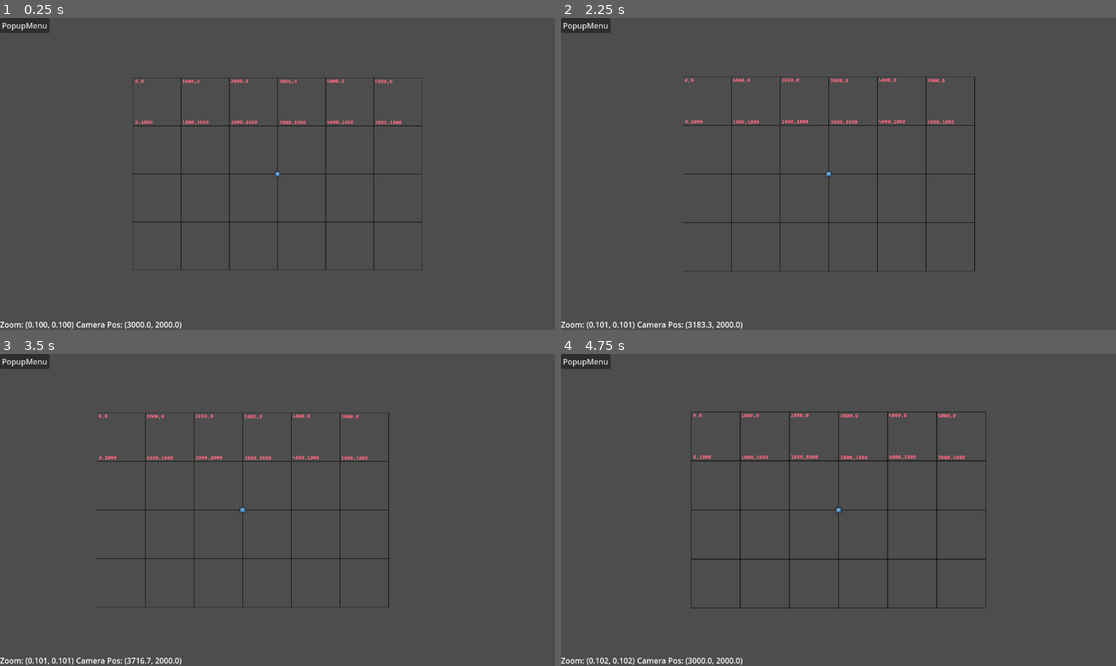
Above: before the commit, frames 1-4 (two rows, left to right).
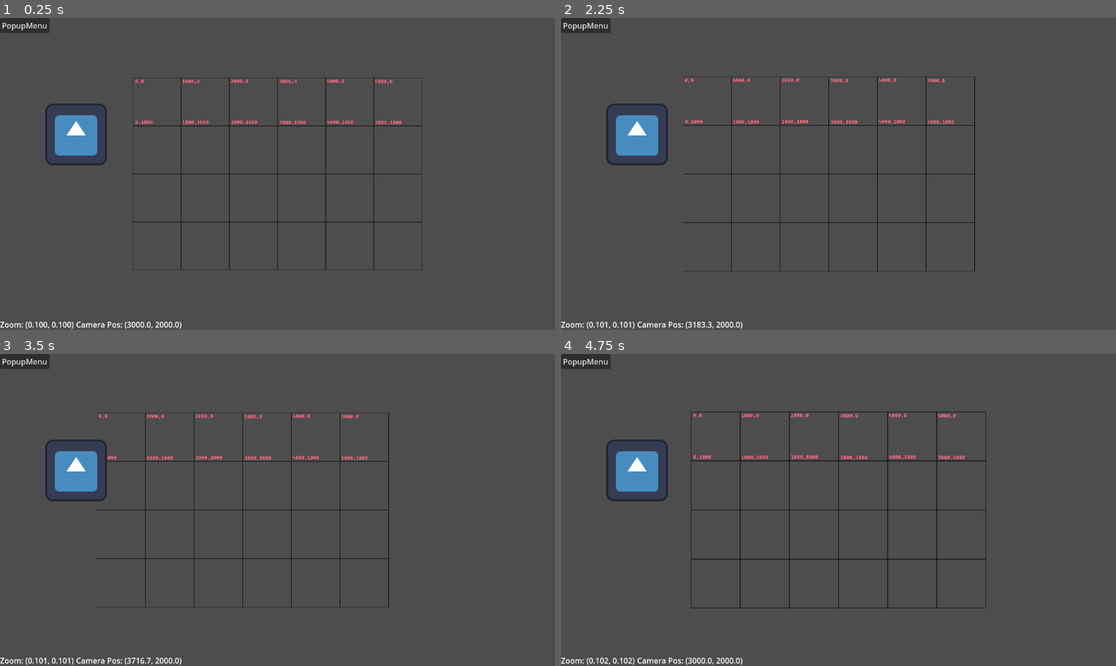
Above: after the commit, the same moments.

Repository: jwodicka/CameraDrag
Game: Godot game, scene res://control.tscn
Two runs of this game, one before a commit and one after it. Both use one fixed random seed, a clock stepped at 60 frames per second and the inputs below. The engine's default icon, where the game draws it, is replaced by a stand-in: a white triangle on a blue panel in a dark square.
Inputs (mouse positions are in pixels of both pictures, inside the frame that each line leads up to):
- Up to frame 1 (0.25 s): no input
- Up to frame 2 (2.25 s): tap Enter at 0.5, 2 s; drag from (838, 174) to (894, 105) at 0.52 s; tap Space at 1.25 s; drag from (727, 189) to (810, 236) at 1.27 s; move the mouse to (894, 105) at 2.02 s; hold Right (pan_right) from 2.03 s (still down); hold Mouse wheel up (zoom_in) from 2.03 s (still down); click (894, 105) at 2.17 s
- Up to frame 3 (3.5 s): release Right (pan_right) at 2.75 s; release Mouse wheel up (zoom_in) at 2.75 s; drag from (249, 572) to (111, 463) at 2.77 s
- Up to frame 4 (4.75 s): tap Space at 3.5 s; move the mouse to (1005, 556) at 3.52 s; hold Left (pan_left) 3.53-4.25 s; hold Mouse wheel up (zoom_in) 3.53-4.25 s; click (1005, 556) at 3.67 s; drag from (672, 463) to (755, 432) at 4.27 s

The runs differ from the first frame. In frame 1, 1.3% of the frame differs, in the area x 8-51%, y 27-52%; in frame 2, 1.3%; in frame 3, 1.3%, in the area x 8-45%, y 27-52%; in frame 4, 1.3%.

Commit message:
Added draggable item and input-enabled it (no drag yet)

Diff:
--- /dev/null
+++ b/Draggable.gd
@@ -0,0 +1,24 @@
+extends Area2D
+
+
+# Called when the node enters the scene tree for the first time.
+func _ready():
+	pass # Replace with function body.
+
+# Called every frame. 'delta' is the elapsed time since the previous frame.
+func _process(delta):
+	pass
+
+func begin_drag():
+	print("begin drag")
+
+func end_drag():
+	print("end drag")
+
+func _on_input_event(viewport, event, shape_idx):
+	if event is InputEventMouseButton:
+		if event.button_index == MOUSE_BUTTON_LEFT:
+			if event.pressed:
+				begin_drag()
+			else:
+				end_drag()
--- a/control.tscn
+++ b/control.tscn
@@ -1,8 +1,12 @@
-[gd_scene load_steps=4 format=3 uid="uid://bwoass14ul07k"]
+[gd_scene load_steps=6 format=3 uid="uid://bwoass14ul07k"]
 
 [ext_resource type="Script" path="res://Code.gd" id="1_cibla"]
 [ext_resource type="Texture2D" uid="uid://i45w6lh6ofcn" path="res://grid.png" id="1_kyjoi"]
 [ext_resource type="Texture2D" uid="uid://b8s4vs8psf4vq" path="res://icon.svg" id="2_kp4uf"]
+[ext_resource type="Script" path="res://Draggable.gd" id="3_s465x"]
+
+[sub_resource type="RectangleShape2D" id="RectangleShape2D_xve0x"]
+size = Vector2(128, 128)
 
 [node name="Control" type="Control"]
 layout_mode = 3
@@ -11,6 +15,7 @@
 anchor_bottom = 1.0
 grow_horizontal = 2
 grow_vertical = 2
+mouse_filter = 1
 script = ExtResource("1_cibla")
 
 [node name="SubViewportContainer" type="SubViewportContainer" parent="."]
@@ -36,10 +41,6 @@
 offset_bottom = 40.0
 texture = ExtResource("1_kyjoi")
 
-[node name="Sprite2D" type="Sprite2D" parent="SubViewportContainer/SubViewport"]
-position = Vector2(3000, 2000)
-texture = ExtResource("2_kp4uf")
-
 [node name="MenuBar" type="MenuBar" parent="."]
 layout_mode = 0
 offset_right = 40.0
@@ -63,6 +64,7 @@
 offset_top = -23.0
 grow_horizontal = 2
 grow_vertical = 0
+mouse_filter = 2
 
 [node name="ZoomLabel" type="Label" parent="BoxContainer"]
 layout_mode = 2
@@ -72,5 +74,16 @@
 layout_mode = 2
 text = "Zoom"
 
+[node name="Area2D" type="Area2D" parent="."]
+position = Vector2(158, 242)
+script = ExtResource("3_s465x")
+
+[node name="CollisionShape2D" type="CollisionShape2D" parent="Area2D"]
+shape = SubResource("RectangleShape2D_xve0x")
+
+[node name="Sprite2D" type="Sprite2D" parent="Area2D"]
+texture = ExtResource("2_kp4uf")
+
 [connection signal="gui_input" from="." to="." method="_on_gui_input"]
 [connection signal="id_pressed" from="MenuBar/PopupMenu" to="." method="_on_popup_menu_id_pressed"]
+[connection signal="input_event" from="Area2D" to="Area2D" method="_on_input_event"]
